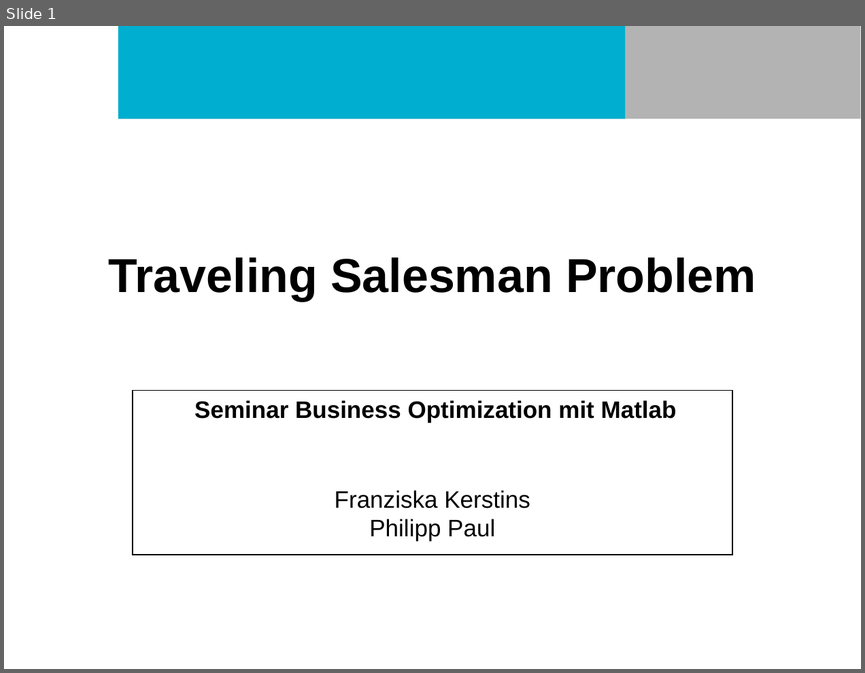
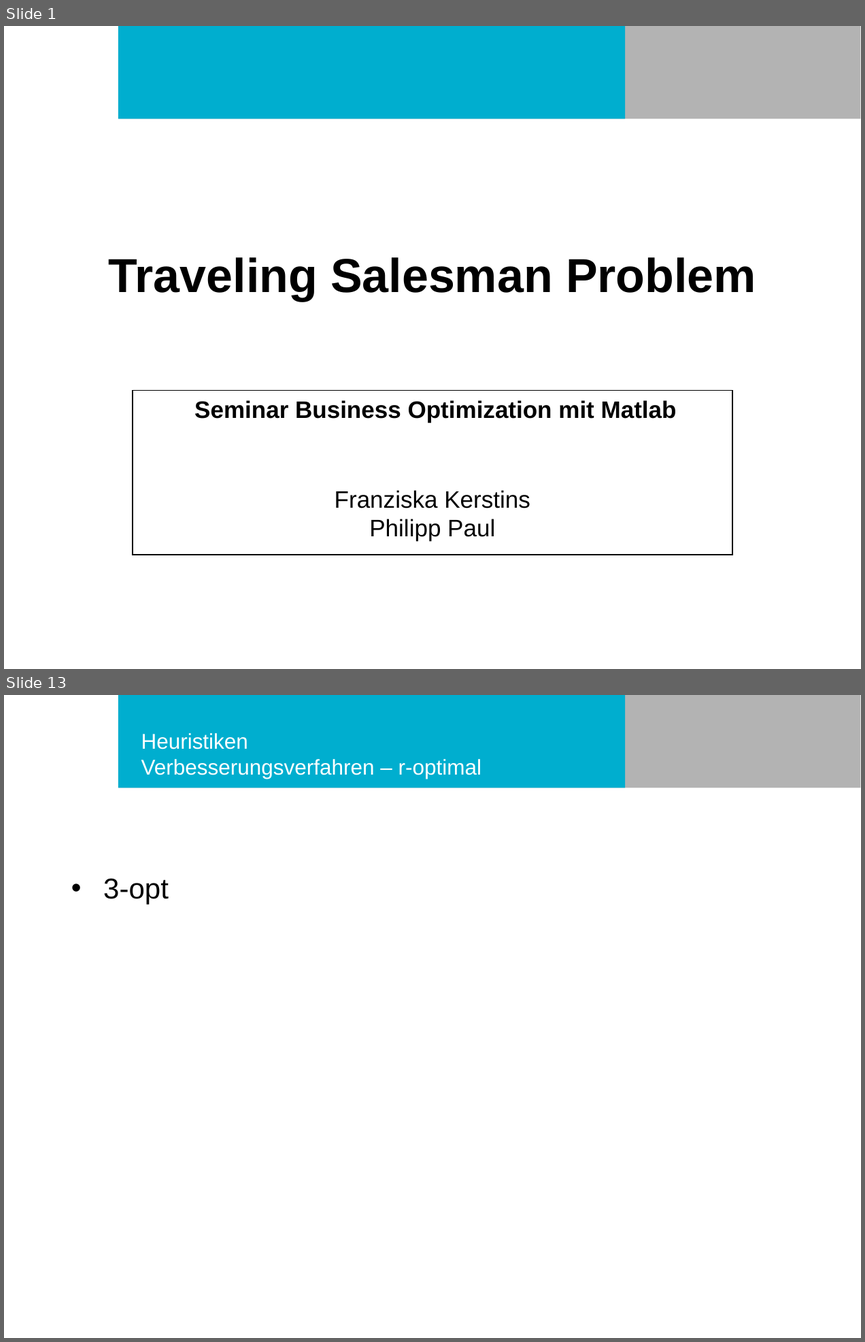
Before and after one commit to philurlaub/matlab2016, a slide deck: Präsentation.ppt. Shown one above the other, each under a label of ours: slide 1 before the commit, slides 1 and 13 after it; the slides between them are not shown. The pictures are 865x673 and 865x1342 pixels, drawn with LibreOffice and Linux fonts; fonts in the diff are those of the drawing; background and template pictures are left out. Boxes give left, top, right and bottom in pixels: in the first picture for what was removed or moved away, otherwise in the second. Text is boxed around its words. In the diff, an @@ line names an element or a change of style, - is before the commit and + after.

```diff
--- a/Präsentation.ppt
+++ b/Präsentation.ppt
@@ slide 13 added at (4, 695, 861, 1338), background #FFFFFF; not listed: 2 template elements that a slide beside it also shows @@
@@ title added at (141, 733, 481, 779), 18 pt, text #FFFFFF @@
+Heuristiken
+Verbesserungsverfahren – r-optimal
@@ text added at (103, 878, 169, 904), 24 pt, text #000000 @@
+• 3-opt
```
Also in this commit, not shown: 16 other slides added, 2 other files.
